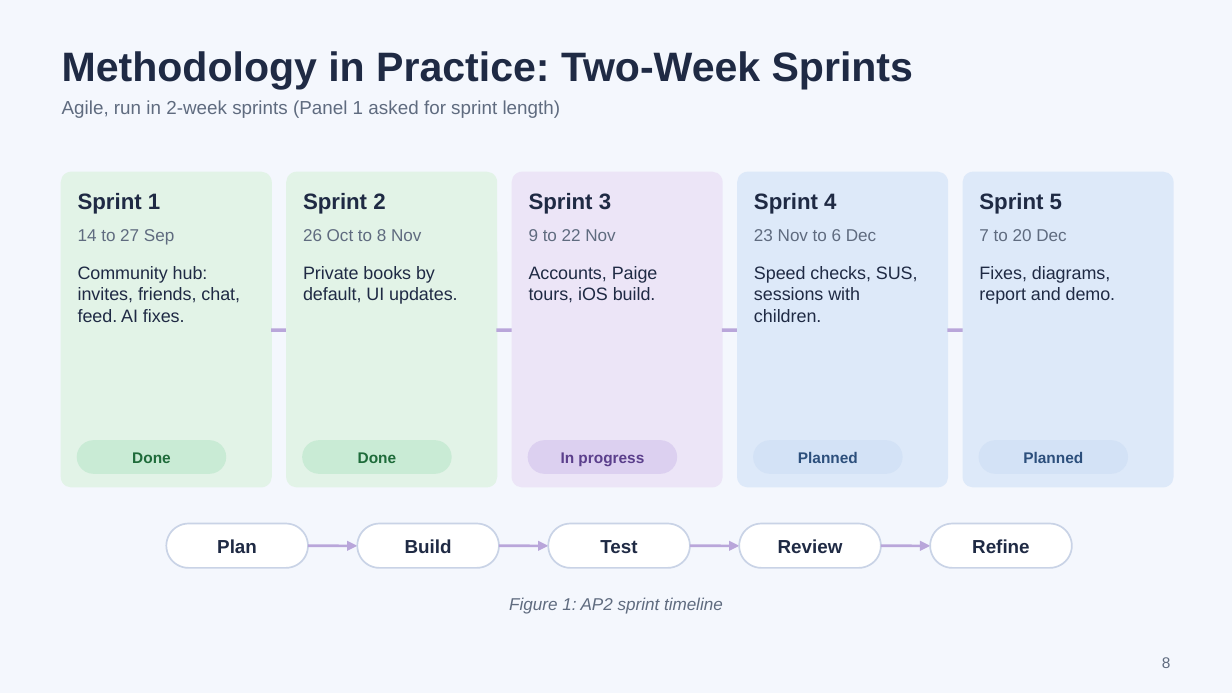
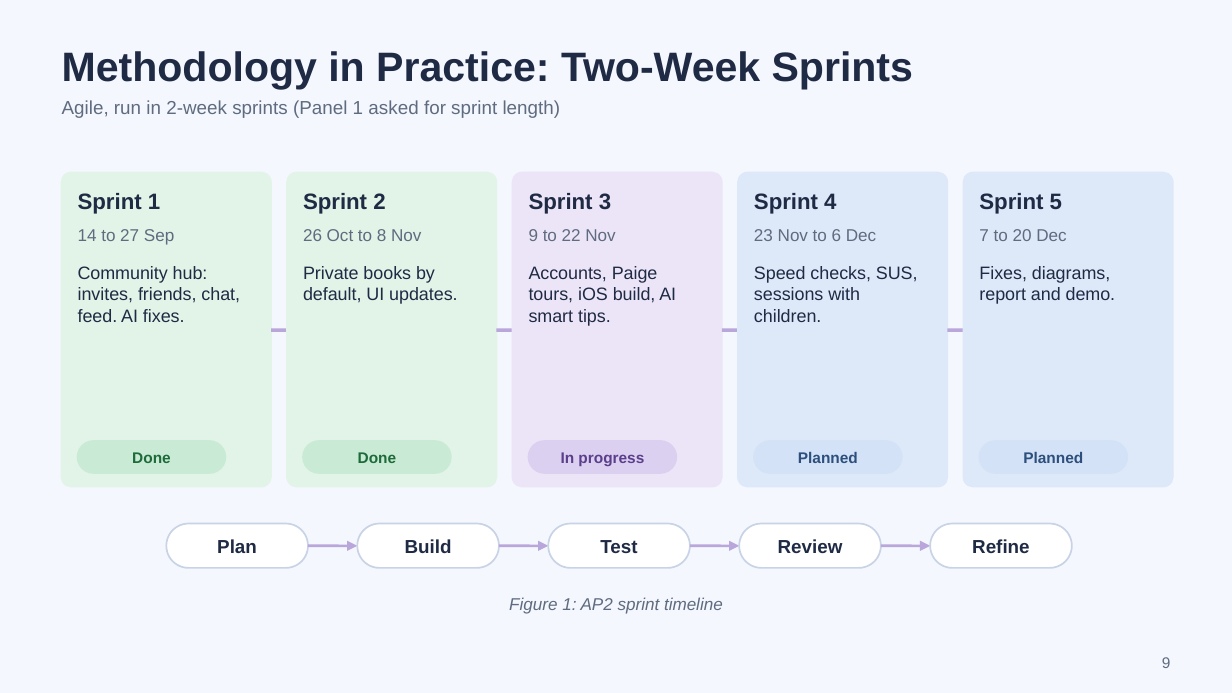
Before and after one commit to scz912/autism_audiobook, a slide deck: slide 9 of deliverables/Visual_Playlist_AP2_Progress.pptx (slide 8 before the commit). Drawn at 1232x693 pixels with LibreOffice and Linux fonts; fonts in the diff are those of the drawing. Boxes give left, top, right and bottom in pixels: in the first picture for what was removed or moved away, otherwise in the second. Text is boxed around its words. In the diff, an @@ line names an element or a change of style, - is before the commit and + after.

```diff
--- a/deliverables/Visual_Playlist_AP2_Progress.pptx
+++ b/deliverables/Visual_Playlist_AP2_Progress.pptx
@@ text at [529, 266, 676, 326]: text changed @@
-Accounts, Paige tours, iOS build.
+Accounts, Paige tours, iOS build, AI smart tips.
```
Also in this commit, not shown: 9 other slides changed, 1 slide added, 2 other files.
